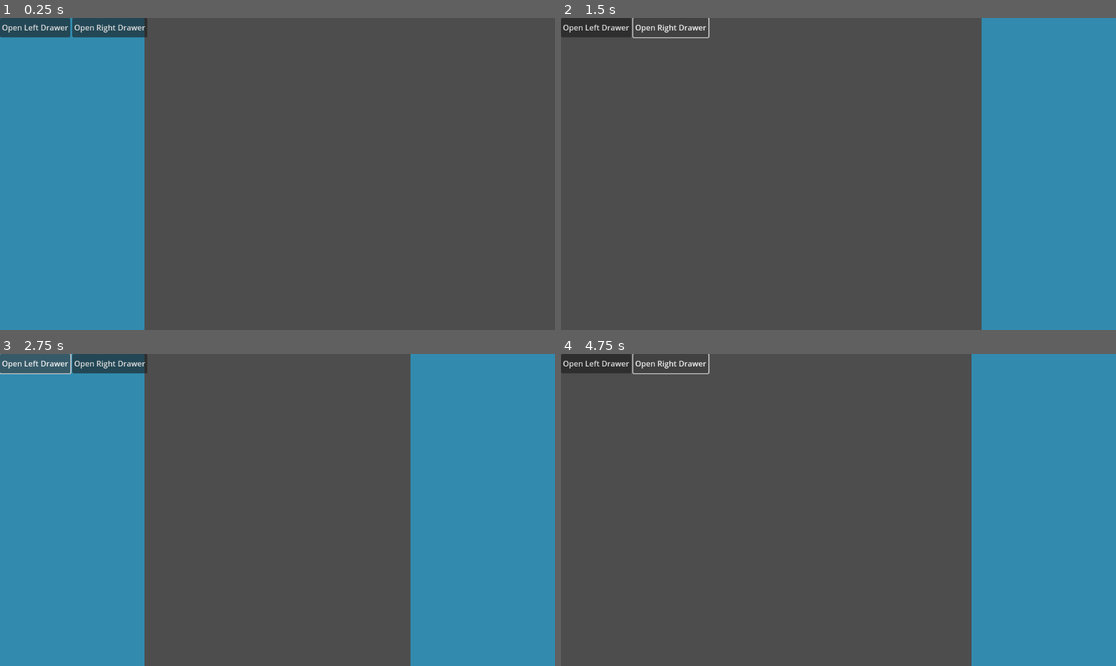
Above: before the commit, frames 1-4 (two rows, left to right).
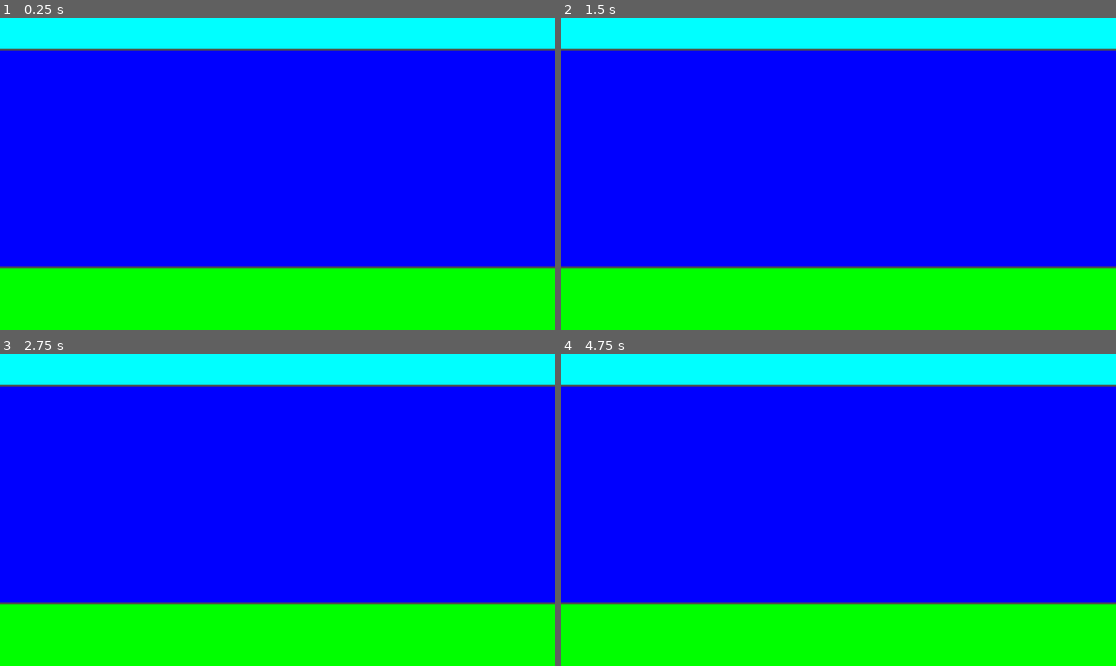
Above: after the commit, the same moments.

Repository: Ditjo/Hamlet
Game: Godot game, scene res://Main.tscn
Two runs of this game, one before a commit and one after it. Both use one fixed random seed, a clock stepped at 60 frames per second and the inputs below.
Inputs (mouse positions are in pixels of both pictures, inside the frame that each line leads up to):
- Up to frame 1 (0.25 s): no input
- Up to frame 2 (1.5 s): click (594, 27) at 0.5 s, where only the run before the commit has a clickable "Open Left Drawer"; click (672, 27) at 1.25 s, where only the run before the commit has a clickable "Open Right Drawer"
- Up to frame 3 (2.75 s): click (33, 363) at 2 s, where only the run before the commit has a clickable "Open Left Drawer"
- Up to frame 4 (4.75 s): click (672, 363) at 2.75 s, where only the run before the commit has a clickable "Open Right Drawer"; click (594, 363) at 3.5 s, where only the run before the commit has a clickable "Open Left Drawer"; click (672, 363) at 4.25 s, where only the run before the commit has a clickable "Open Right Drawer"

The runs differ from the first frame. In frame 1, 99% of the frame differs, in the area x 0-100%, y 0-100%; in frame 2, 99%; in frame 3, 100%; in frame 4, 99%.

Commit message:
Added the basic structure for HUD
Added the basic structure for HUD

Diff:
--- a/Main.tscn
+++ b/Main.tscn
@@ -10,8 +10,9 @@
 
 [node name="GameWorld" type="Node2D" parent="."]
 
-[node name="HUD" type="Control" parent="."]
-visible = false
+[node name="HUD2" type="CanvasLayer" parent="."]
+
+[node name="Control" type="Control" parent="HUD2"]
 layout_mode = 3
 anchors_preset = 15
 anchor_right = 1.0
@@ -19,7 +20,7 @@
 grow_horizontal = 2
 grow_vertical = 2
 
-[node name="HUD" type="Panel" parent="HUD"]
+[node name="VBoxContainer" type="VBoxContainer" parent="HUD2/Control"]
 layout_mode = 1
 anchors_preset = 15
 anchor_right = 1.0
@@ -27,16 +28,49 @@
 grow_horizontal = 2
 grow_vertical = 2
 
-[node name="ColorRectRED" type="ColorRect" parent="HUD/HUD"]
+[node name="TopBar" type="Control" parent="HUD2/Control/VBoxContainer"]
+layout_mode = 2
+size_flags_vertical = 3
+
+[node name="ColorRect" type="ColorRect" parent="HUD2/Control/VBoxContainer/TopBar"]
 layout_mode = 1
 anchors_preset = 15
 anchor_right = 1.0
 anchor_bottom = 1.0
 grow_horizontal = 2
 grow_vertical = 2
-color = Color(0.8539213, 0.1551916, 0.20570329, 1)
+color = Color(0, 1, 1, 1)
+
+[node name="GameView" type="Control" parent="HUD2/Control/VBoxContainer"]
+layout_mode = 2
+size_flags_vertical = 3
+size_flags_stretch_ratio = 7.0
+
+[node name="ColorRect" type="ColorRect" parent="HUD2/Control/VBoxContainer/GameView"]
+layout_mode = 1
+anchors_preset = 15
+anchor_right = 1.0
+anchor_bottom = 1.0
+grow_horizontal = 2
+grow_vertical = 2
+color = Color(0, 0, 1, 1)
+
+[node name="BottomBar" type="Control" parent="HUD2/Control/VBoxContainer"]
+layout_mode = 2
+size_flags_vertical = 3
+size_flags_stretch_ratio = 2.0
+
+[node name="ColorRect" type="ColorRect" parent="HUD2/Control/VBoxContainer/BottomBar"]
+layout_mode = 1
+anchors_preset = 15
+anchor_right = 1.0
+anchor_bottom = 1.0
+grow_horizontal = 2
+grow_vertical = 2
+color = Color(0, 1, 0, 1)
 
 [node name="UI" type="CanvasLayer" parent="."]
+visible = false
 follow_viewport_enabled = true
 
 [node name="MainMenu" type="Control" parent="UI"]
@@ -76,6 +110,7 @@
 color = Color(0.19665563, 0.54633474, 0.685607, 1)
 
 [node name="CheatMenu" type="CanvasLayer" parent="."]
+visible = false
 script = ExtResource("3_r0du0")
 
 [node name="PanelContainer" type="HBoxContainer" parent="CheatMenu"]
